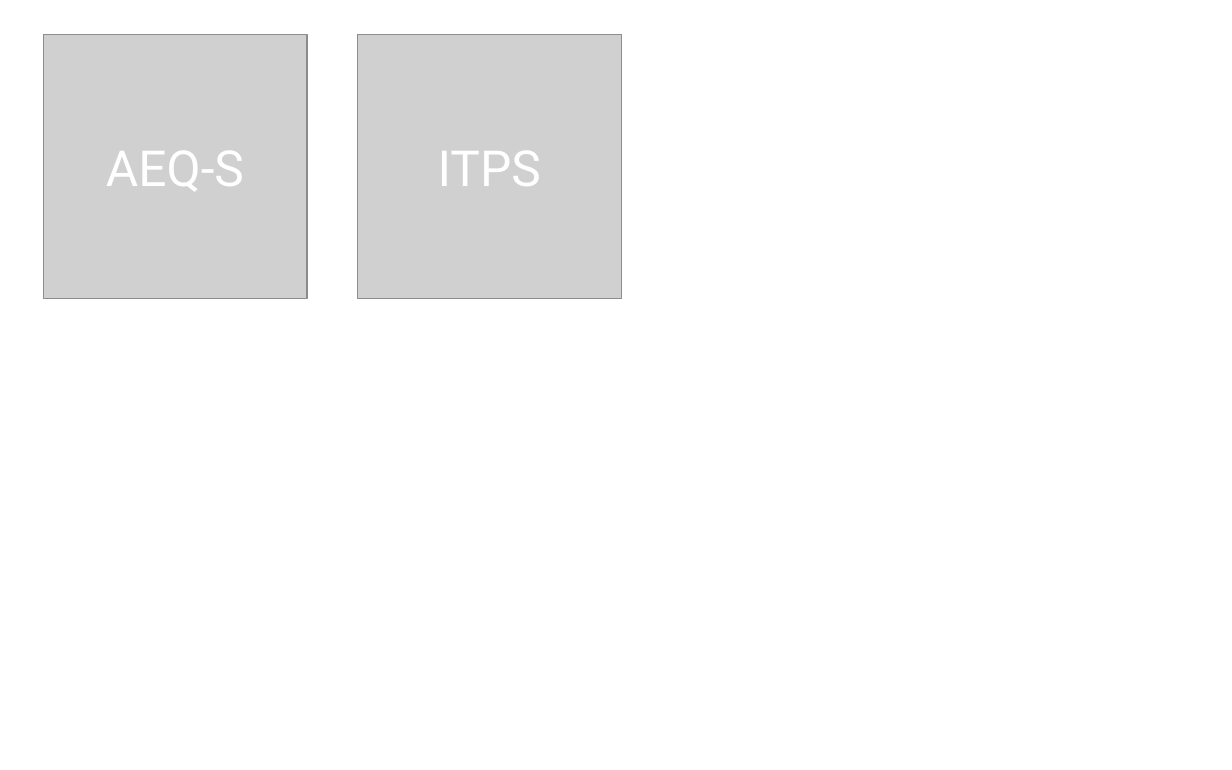
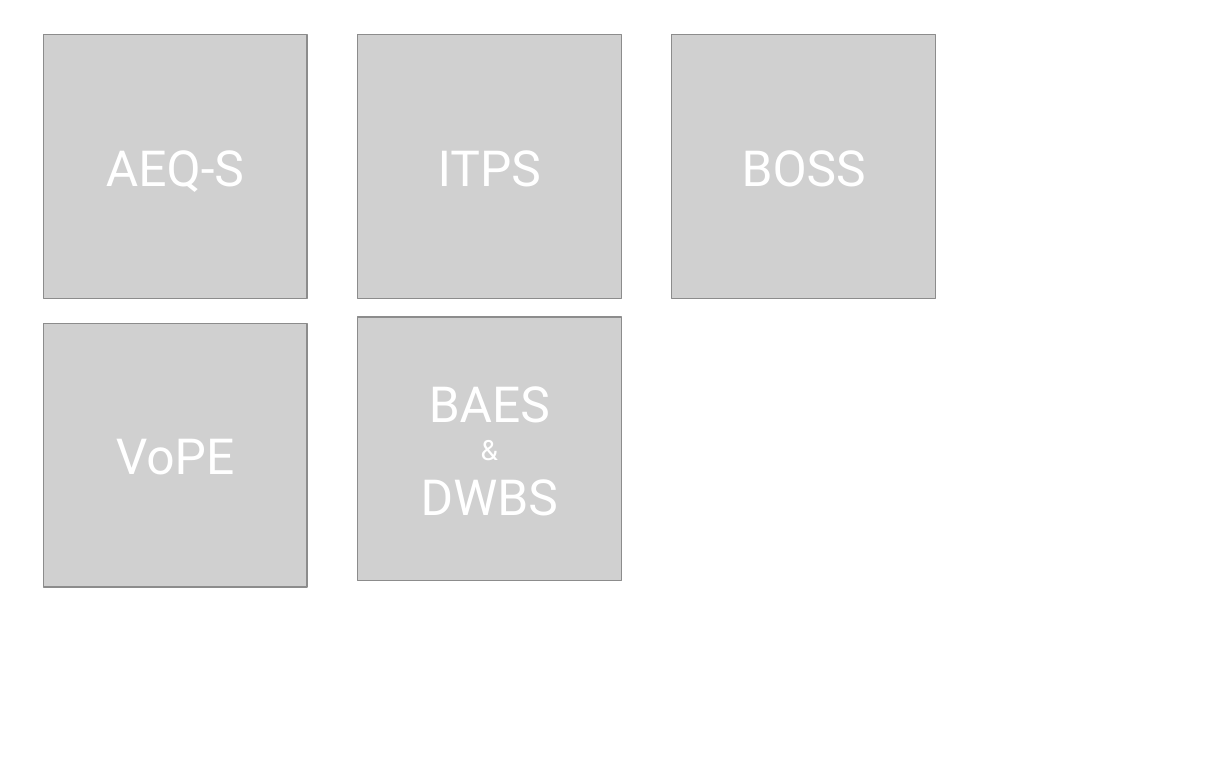
Before and after one commit to MBieleke/homepage, a slide deck: slide 1 of scales/icons.pptx. Drawn at 1232x770 pixels with LibreOffice and Linux fonts; fonts in the diff are those of the drawing; grey boxes stand for pictures. Boxes give left, top, right and bottom in pixels: in the first picture for what was removed or moved away, otherwise in the second. Text is boxed around its words. In the diff, an @@ line names an element or a change of style, - is before the commit and + after.

```diff
--- a/scales/icons.pptx
+++ b/scales/icons.pptx
@@ picture added at (x1=672, y1=35, x2=936, y2=298) @@
@@ text added at (x1=742, y1=151, x2=866, y2=186), 32 pt, text #FFFFFF @@
+BOSS
@@ picture added at (x1=44, y1=323, x2=307, y2=587) @@
@@ picture added at (x1=358, y1=318, x2=622, y2=581) @@
@@ text added at (x1=421, y1=387, x2=558, y2=515), 32 pt, text #FFFFFF @@
+BAES
+&
+DWBS
@@ text added at (x1=116, y1=439, x2=234, y2=474), 32 pt, text #FFFFFF @@
+VoPE
```
Also in this commit, not shown: 1 slide added, 1 slide removed, 10 other files.
